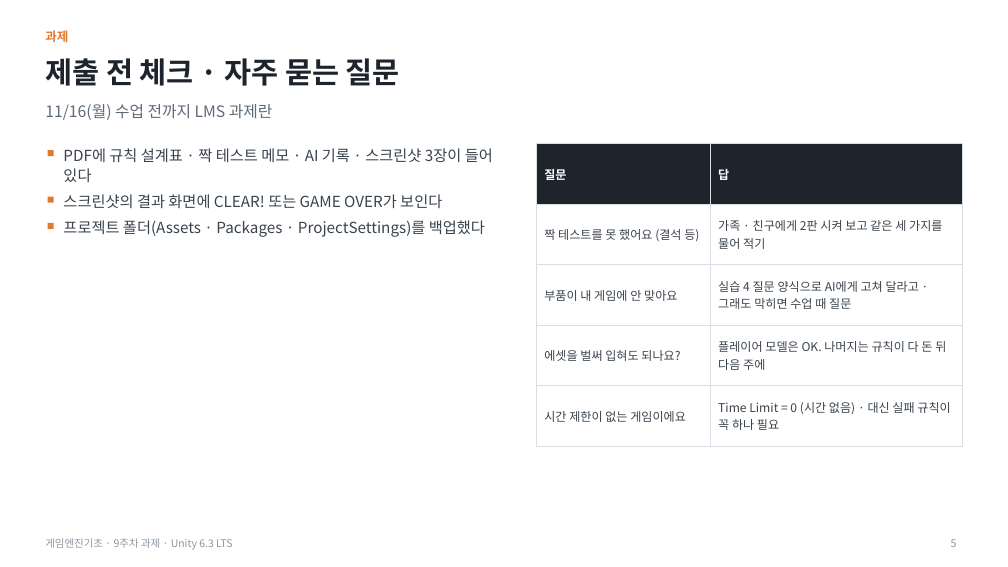
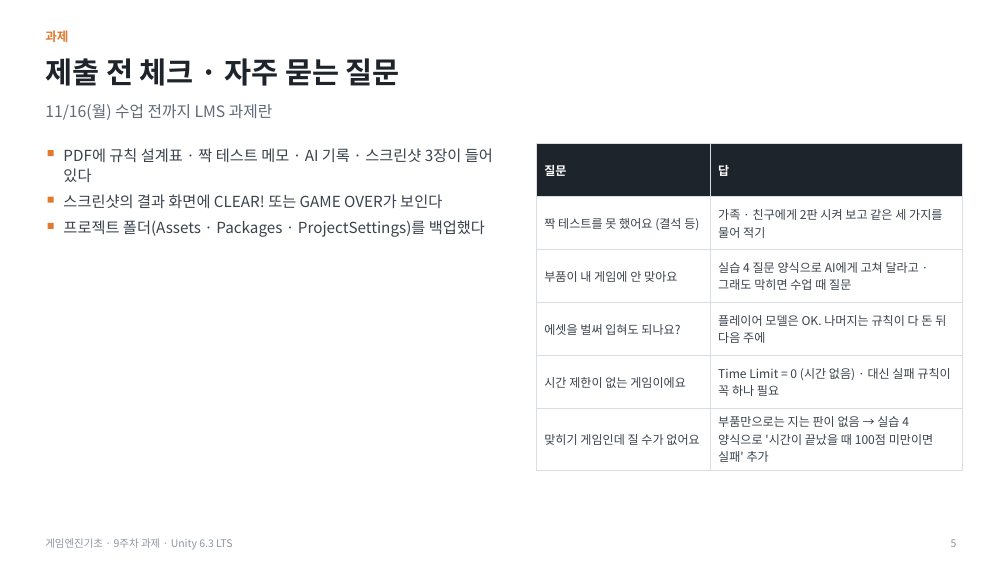
Before and after one commit to iplay-garden/game-engine-basics, a slide deck: slide 5 of 9주차/한국어/게임엔진기초_9주차_오프라인_과제안내.pptx. Drawn at 1008x567 pixels with LibreOffice and Linux fonts; fonts in the diff are those of the drawing. Boxes give left, top, right and bottom in pixels: in the first picture for what was removed or moved away, otherwise in the second. Text is boxed around its words. In the diff, an @@ line names an element or a change of style, - is before the commit and + after.

```diff
--- a/9주차/한국어/게임엔진기초_9주차_오프라인_과제안내.pptx
+++ b/9주차/한국어/게임엔진기초_9주차_오프라인_과제안내.pptx
@@ table at <box>537,144,963,466</box> @@
+row 6: 맞히기 게임인데 질 수가 없어요 | 부품만으로는 지는 판이 없음 → 실습 4 양식으로 '시간이 끝났을 때 100점 미만이면 실패' 추가
```
Also in this commit, not shown: 1 other slide changed, 1 other file.
